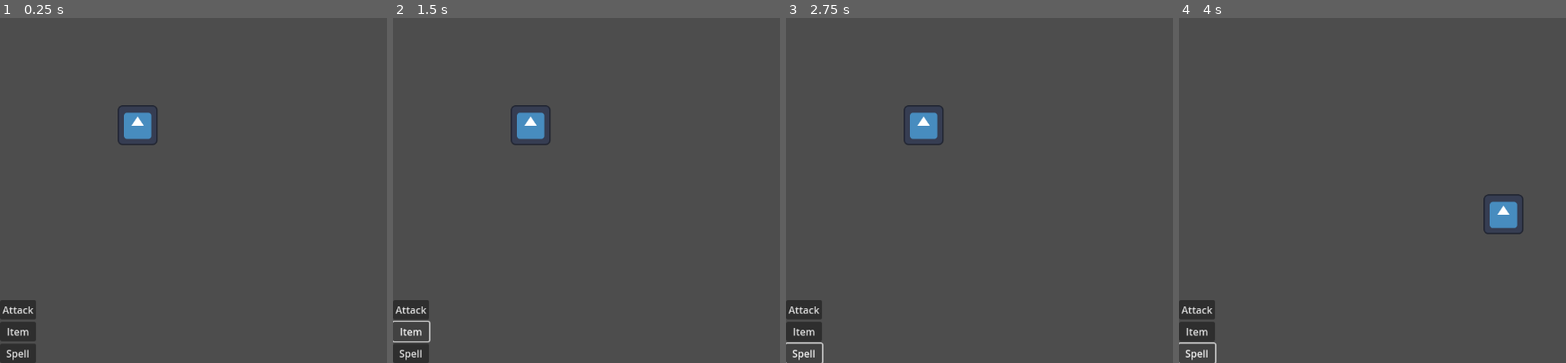
Above: before the commit, frames 1-4 (left to right).
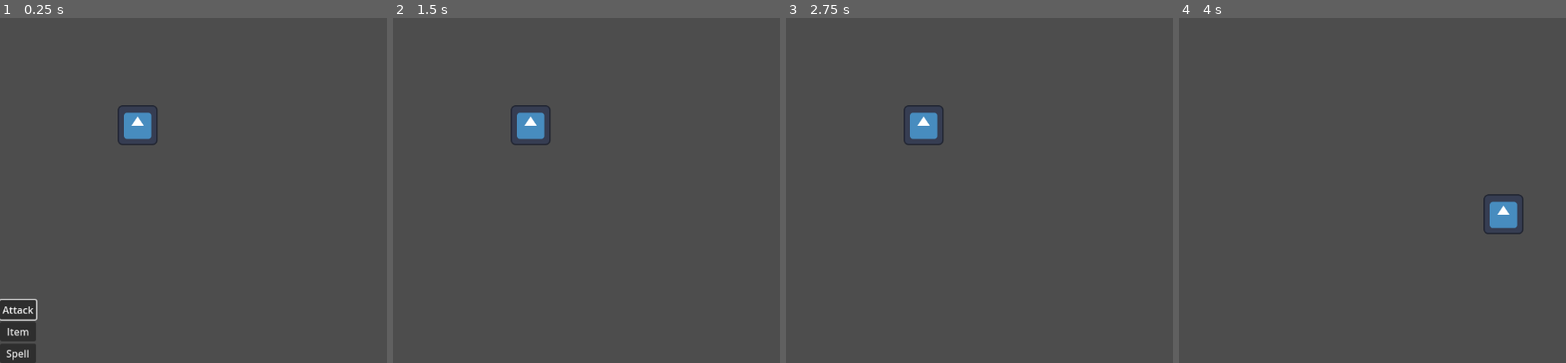
Above: after the commit, the same moments.

Repository: kriegueur/shovel_jam
Game: Godot game, scene res://battle_scene.tscn
Two runs of this game, one before a commit and one after it. Both use one fixed random seed, a clock stepped at 60 frames per second and the inputs below. The engine's default icon, where the game draws it, is replaced by a stand-in: a white triangle on a blue panel in a dark square.
Inputs (mouse positions are in pixels of both pictures, inside the frame that each line leads up to):
- Up to frame 1 (0.25 s): no input
- Up to frame 2 (1.5 s): click "Attack" at 0.5 s; click (412, 331) at 1.25 s, where only the run before the commit has a clickable "Item"
- Up to frame 3 (2.75 s): click (805, 352) at 2 s, where only the run before the commit has a clickable "Spell"
- Up to frame 4 (4 s): tap Enter at 2.75 s; hold D (right) 2.78-3.53 s; hold S (down) from 3.53 s (still down)

The runs differ from the first frame. In frame 1, 0.1% of the frame differs, in the area x 0-10%, y 81-88%; in frame 2, 1.1%; in frame 3, 1.1%, in the area x 0-10%, y 81-100%; in frame 4, 1.1%.

Commit message:
basic state management from buttons

Diff:
--- /dev/null
+++ b/battle_scene.gd
@@ -0,0 +1,22 @@
+extends Node2D
+
+enum GameStates {
+	CHOICE,
+	PLAYERATTACK,
+	ENEMYATTACK,
+}
+
+var state : GameStates = GameStates.CHOICE
+
+# Called when the node enters the scene tree for the first time.
+func _ready() -> void:
+	$UI/PlayerActionsContainer/Attack.grab_focus()
+	$UI/PlayerActionsContainer/Attack.connect("pressed",func ():
+		$Player.start_moving()
+		$UI.hide()
+	)
+
+
+# Called every frame. 'delta' is the elapsed time since the previous frame.
+func _process(delta: float) -> void:
+	pass
--- a/battle_scene.tscn
+++ b/battle_scene.tscn
@@ -1,6 +1,7 @@
-[gd_scene load_steps=6 format=3 uid="uid://csu8nc0640f4u"]
+[gd_scene load_steps=7 format=3 uid="uid://csu8nc0640f4u"]
 
 [ext_resource type="PackedScene" uid="uid://cw7ls5qlpy6og" path="res://player.tscn" id="1_fw8re"]
+[ext_resource type="Script" uid="uid://dbmhajqs308a8" path="res://battle_scene.gd" id="1_r5l0u"]
 
 [sub_resource type="WorldBoundaryShape2D" id="WorldBoundaryShape2D_fw8re"]
 normal = Vector2(0, 1)
@@ -18,10 +19,11 @@
 distance = -612.49
 
 [node name="BattleScene" type="Node2D"]
+script = ExtResource("1_r5l0u")
 
-[node name="CanvasLayer" type="CanvasLayer" parent="."]
+[node name="UI" type="CanvasLayer" parent="."]
 
-[node name="VBoxContainer" type="VBoxContainer" parent="CanvasLayer"]
+[node name="PlayerActionsContainer" type="VBoxContainer" parent="UI"]
 anchors_preset = 2
 anchor_top = 1.0
 anchor_bottom = 1.0
@@ -30,19 +32,25 @@
 grow_vertical = 0
 size_flags_horizontal = 4
 
-[node name="Button" type="Button" parent="CanvasLayer/VBoxContainer"]
+[node name="Attack" type="Button" parent="UI/PlayerActionsContainer"]
 layout_mode = 2
+focus_neighbor_top = NodePath("../Spell")
+focus_neighbor_bottom = NodePath("../Item")
 text = "Attack"
 
-[node name="Button2" type="Button" parent="CanvasLayer/VBoxContainer"]
+[node name="Item" type="Button" parent="UI/PlayerActionsContainer"]
 layout_mode = 2
+focus_neighbor_top = NodePath("../Attack")
+focus_neighbor_bottom = NodePath("../Spell")
 text = "Item"
 
-[node name="Button3" type="Button" parent="CanvasLayer/VBoxContainer"]
+[node name="Spell" type="Button" parent="UI/PlayerActionsContainer"]
 layout_mode = 2
+focus_neighbor_top = NodePath("../Item")
+focus_neighbor_bottom = NodePath("../Attack")
 text = "Spell"
 
-[node name="CharacterBody2D" parent="." instance=ExtResource("1_fw8re")]
+[node name="Player" parent="." instance=ExtResource("1_fw8re")]
 position = Vector2(221, 266)
 
 [node name="WorldBorders" type="StaticBody2D" parent="."]
--- a/player.gd
+++ b/player.gd
@@ -1,4 +1,13 @@
 extends CharacterBody2D
+
+class_name Player
+
+enum PlayerState {
+	WAIT,
+	MOVE
+}
+
+var state : PlayerState = PlayerState.WAIT
 
 const SPEED = 400
 
@@ -8,6 +17,13 @@
 
 
 func _physics_process(delta: float) -> void:
-	var input_vector = Input.get_vector("left","right","up","down")
-	velocity = input_vector * SPEED
-	move_and_slide()
+	match state:
+		PlayerState.MOVE:
+			var input_vector = Input.get_vector("left","right","up","down")
+			velocity = input_vector * SPEED
+			move_and_slide()
+		_:
+			pass
+
+func start_moving():
+	state = PlayerState.MOVE
Not shown, added: battle_scene.gd.uid
